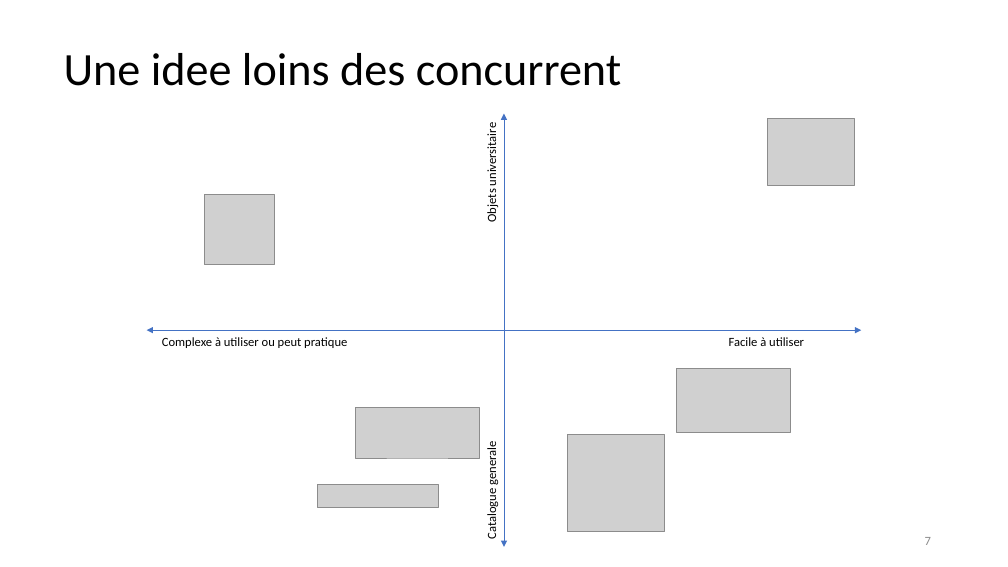
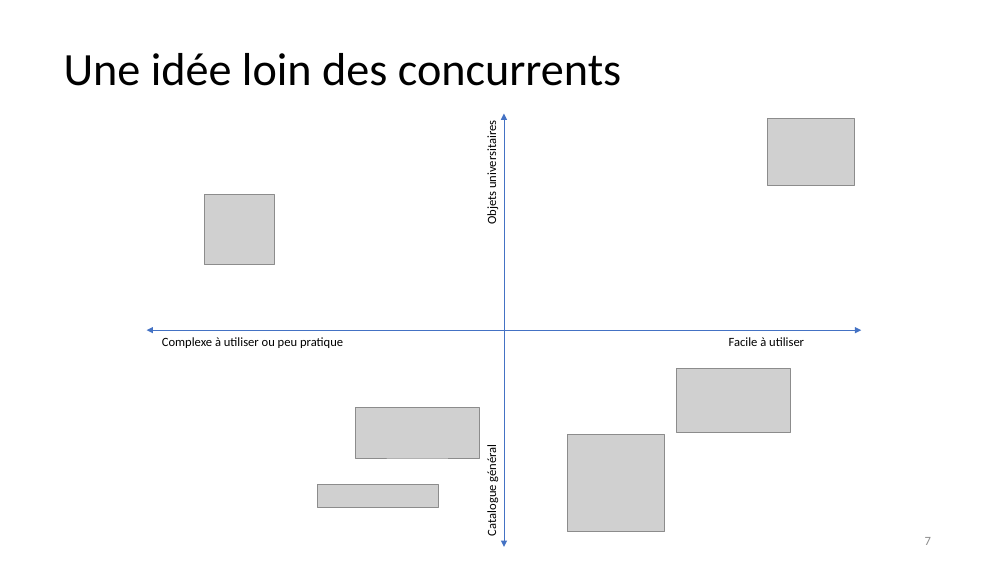
Before and after one commit to unige-pinfo-2019/PInfo1, a slide deck: slide 7 of Docs/UNIbay_DeskPitch.pptx. Drawn at 1008x567 pixels with LibreOffice and Linux fonts; fonts in the diff are those of the drawing; grey boxes stand for pictures. Boxes give left, top, right and bottom in pixels: in the first picture for what was removed or moved away, otherwise in the second. Text is boxed around its words. In the diff, an @@ line names an element or a change of style, - is before the commit and + after.

Commit message:
update presentation

```diff
--- a/Docs/UNIbay_DeskPitch.pptx
+++ b/Docs/UNIbay_DeskPitch.pptx
@@ text at [64, 53, 621, 86]: text changed @@
-Une idee loins des concurrent
+Une idée loin des concurrents
@@ text at [484, 126, 499, 224]: text changed @@
-Objets universitaire
+Objets universitaires
@@ text at [162, 337, 343, 348]: text changed @@
-Complexe à utiliser ou peut pratique
+Complexe à utiliser ou peu pratique
@@ text at [484, 447, 499, 535]: text changed @@
-Catalogue generale
+Catalogue général
```
Also in this commit, not shown: 6 other slides changed.
